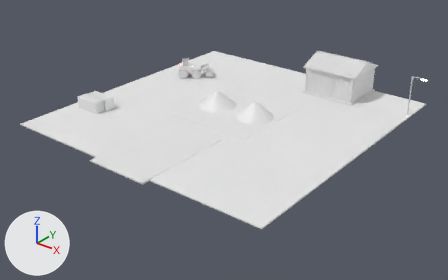
Renders of the FBX model Assets/Art/KayseriIsland/Models/Ruby/Phase1/Depot_P1.fbx from each side of a commit.
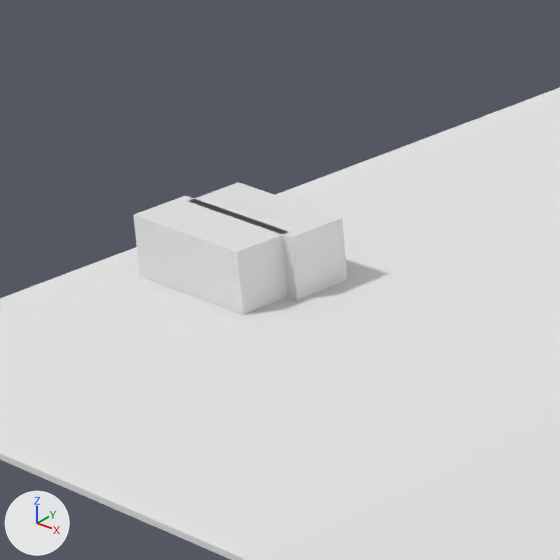
Each version is shown whole from a 50 mm lens placed at (88.8, 34.3, 75.7), pointed at (2.5, 142.1, 8.8), then close up on the part from 12% to 34% of the width and 21% to 56% of the height. The axes (+X, +Y, +Z) are drawn at lower left. The lights are the same throughout. The older version's two pictures come first. Where no turn or scale is listed for an object, it has been applied to the vertices.

Names of what the first close-up shows: 'Depot.Containers', 'Depot.Yard'.
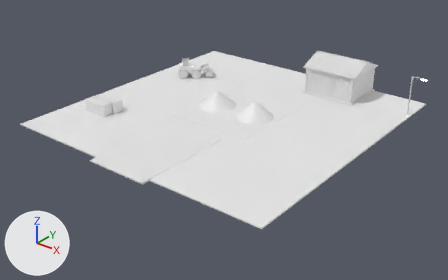
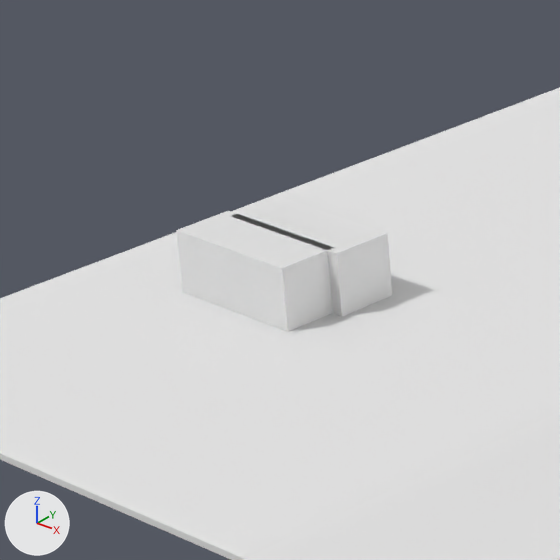
The change, as JSON lines over the scene's bpy script:
```json
{"op": "set", "path": "ob_depot_containers.location", "old": "(0.41, 0.0, 13.0)", "new": "(3.35, 0.0, 13.0)"}
```

Location of each change, (x1, y1, x2, y2) in pixels of the close-ups (560 x 560 px):
```json
{"object": "Depot.Containers", "change": "moved", "before": [133, 182, 347, 315], "after": [176, 197, 392, 332]}
```
